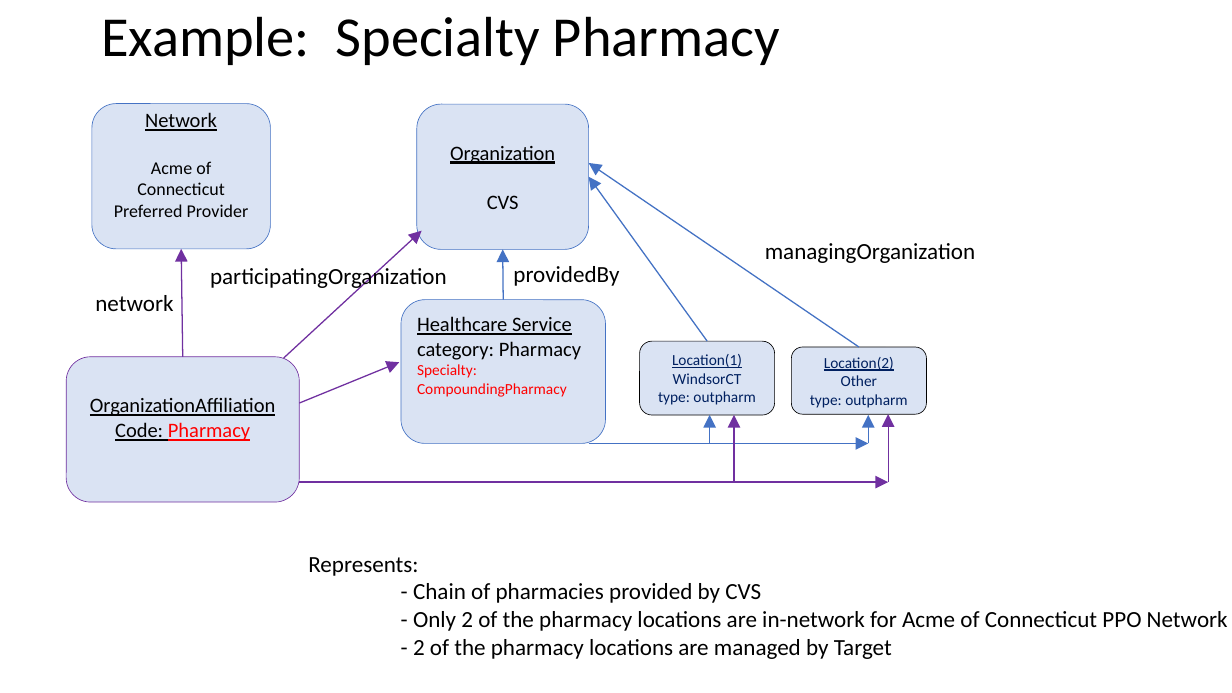
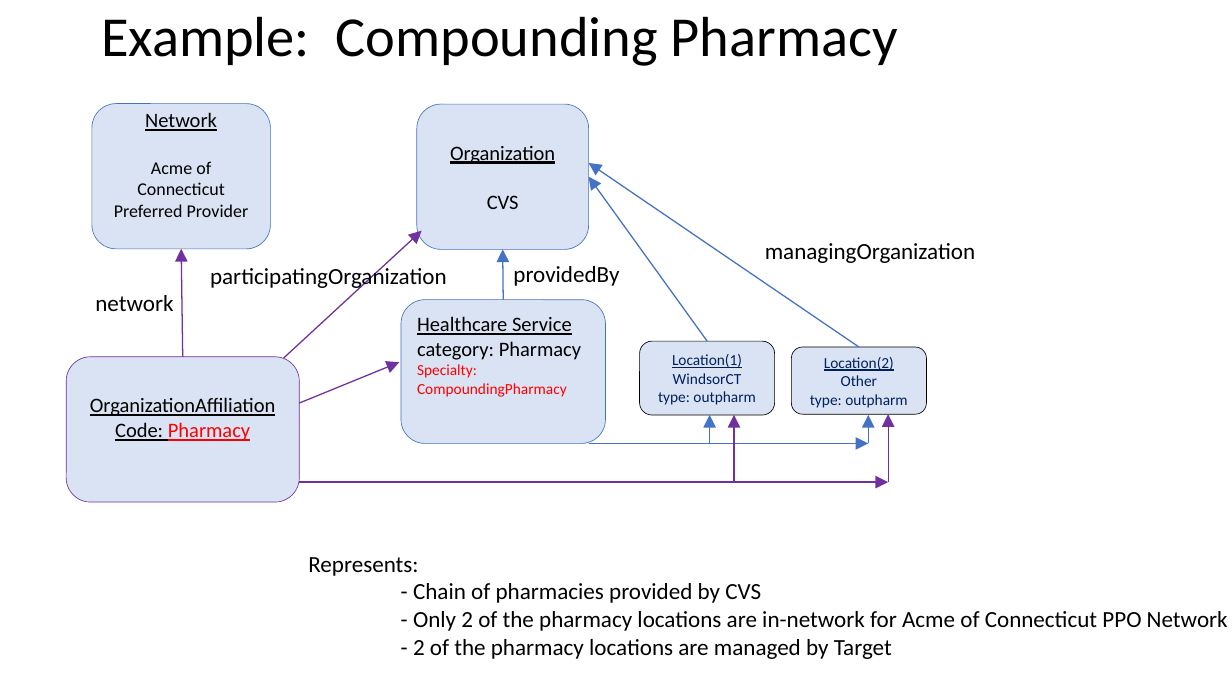
Before and after one commit to HL7/davinci-pdex-plan-net, a slide deck: slide 7 of fsh/ig-data/input/images/patterns.pptx. Drawn at 1232x693 pixels with LibreOffice and Linux fonts; fonts in the diff are those of the drawing. Boxes give left, top, right and bottom in pixels: in the first picture for what was removed or moved away, otherwise in the second. Text is boxed around its words. In the diff, an @@ line names an element or a change of style, - is before the commit and + after.

Commit message:
added Insurance Examples including Geojson

```diff
--- a/fsh/ig-data/input/images/patterns.pptx
+++ b/fsh/ig-data/input/images/patterns.pptx
@@ title at box(101, 16, 898, 66): text changed @@
-Example: Specialty Pharmacy
+Example: Compounding Pharmacy
```
Also in this commit, not shown: 3 other slides changed, 1 slide removed, 1 other file.
